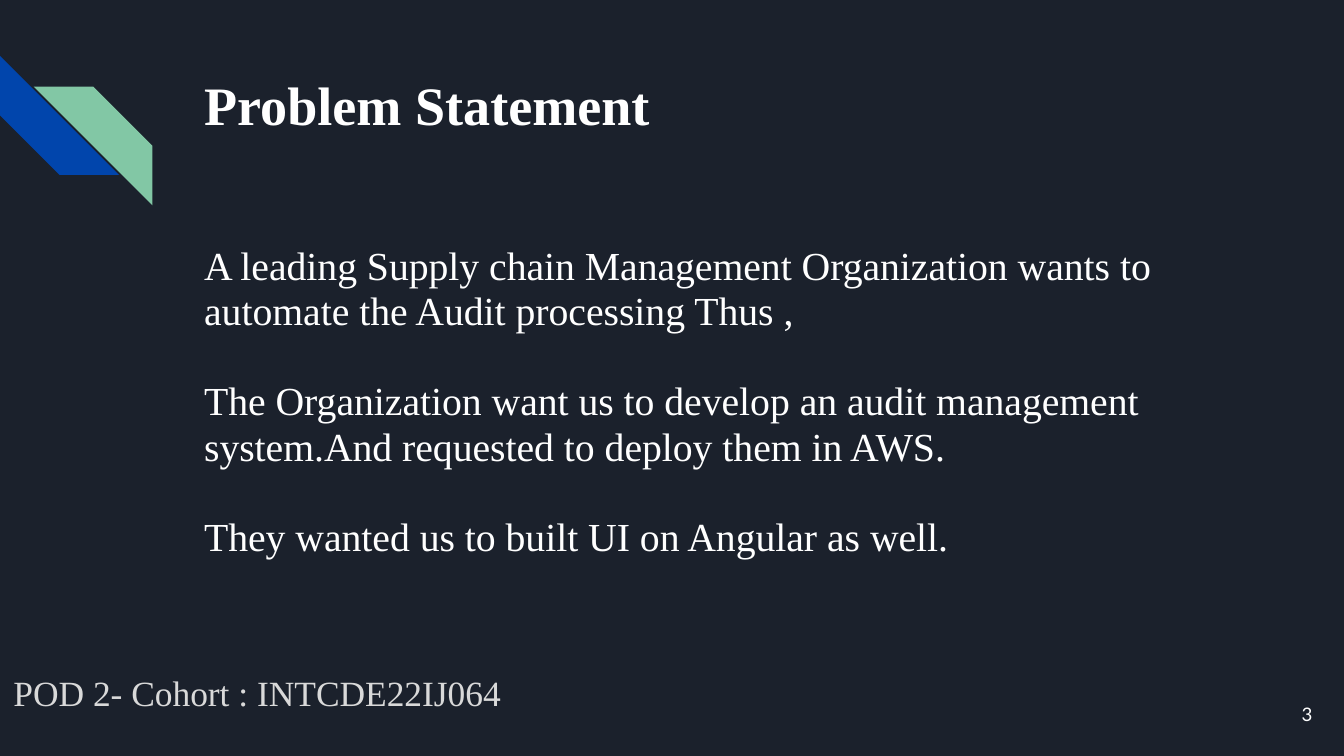
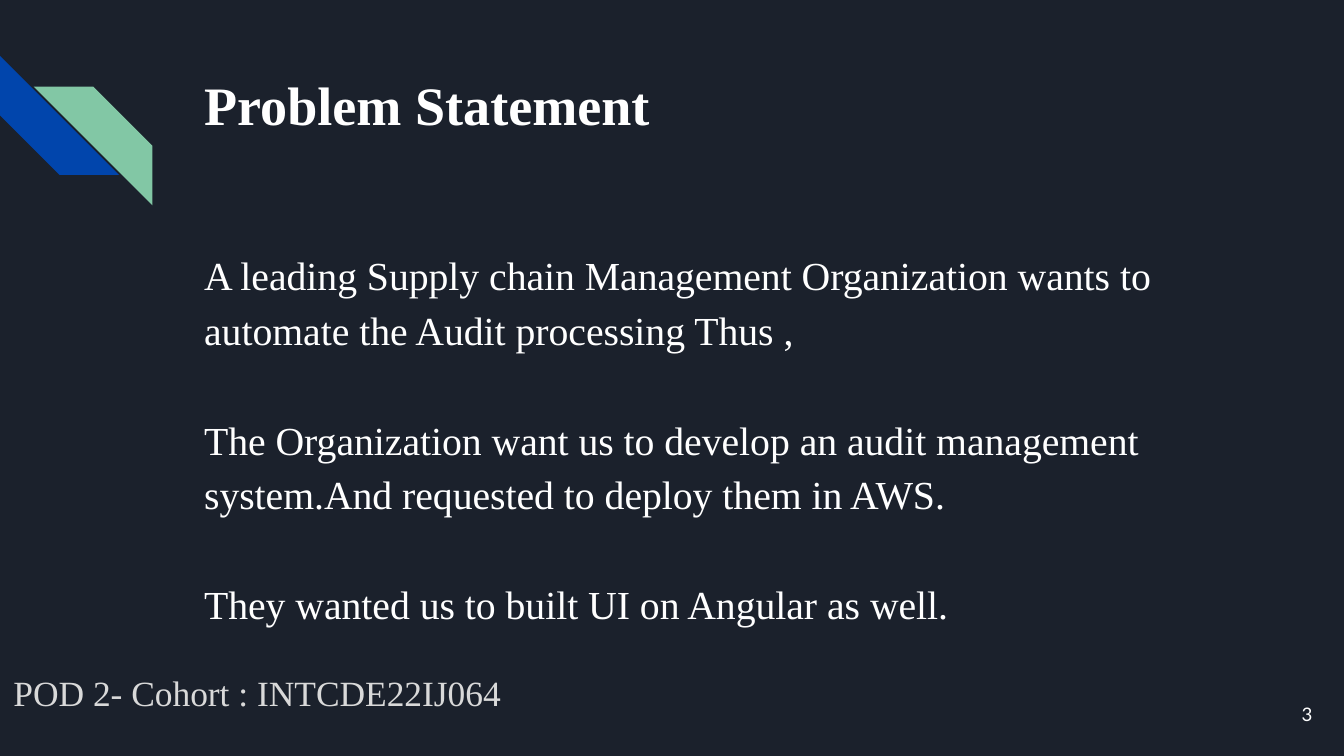
Before and after one commit to Ammugayathri/MFPE-POD2-Audit-Management, a slide deck: slide 3 of POD 2 - Audit management final ppt.pptx. Drawn at 1344x756 pixels with LibreOffice and Linux fonts; fonts in the diff are those of the drawing. Boxes give left, top, right and bottom in pixels: in the first picture for what was removed or moved away, otherwise in the second. Text is boxed around its words. In the diff, an @@ line names an element or a change of style, - is before the commit and + after.

```diff
--- a/POD 2 - Audit management final ppt.pptx
+++ b/POD 2 - Audit management final ppt.pptx
@@ text "A leading Supply chain Management ..." at box(204, 262, 1151, 627): line spacing 0.95 to 1.15 @@
```
Also in this commit, not shown: 5 other slides changed.
